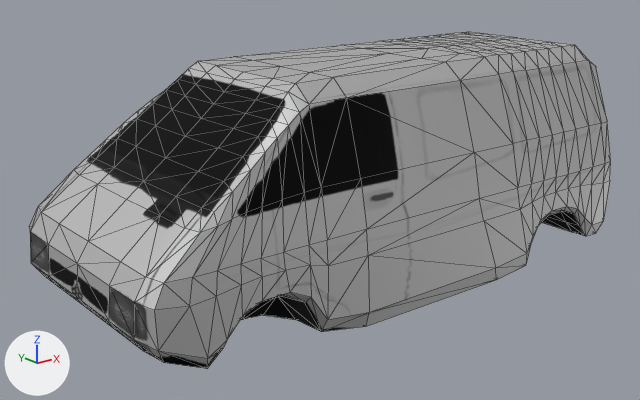
The glTF model public/models/lpc/lp-van-jaune.glb as it was, and as the next commit left it.
Before and after are seen from a 50 mm lens placed at (-16.74, -18.43, 3.91), pointed at (-11.31, -11.64, 1.19). Arrows for +X, +Y and +Z are at lower left; the lights stay in place. The first picture is the older version. Mesh edges are drawn as thin lines. Where no turn or scale is listed for an object, it has been applied to the vertices.
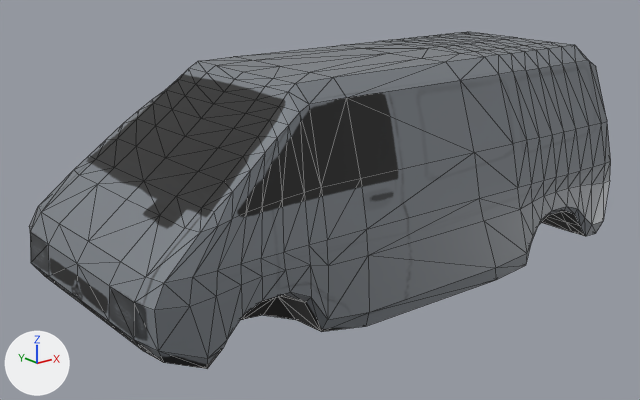
Pixel boxes (x1, y1, x2, y2) of what changed, in the pictures (640 x 400 px):
```json
{"object": "Object_19", "change": "recoloured", "before": [29, 32, 611, 369], "after": [29, 32, 611, 369]}
```

The change, as JSON lines over the scene's bpy script:
```json
{"op": "add", "block": "mat_practice_clay", "code": ["mat_practice_clay = bpy.data.materials.new('practice-clay')", "# colours: grey #9aa1a9", "# uses the picture img_image_0"]}
{"block": "me_object_17", "where": "me_object_17.from_pydata(...)  # 457 vertices, 910 faces; spans x -14.01..-8.11, y -12.97..-10.46, z 0.39..2.62"}
{"op": "remove", "block": "me_object_17", "code": "me_object_17.materials.append(mat_blinn28sg)  # picture img_image_0"}
{"op": "add", "block": "me_object_17", "code": "me_object_17.materials.append(mat_practice_clay)"}
```
